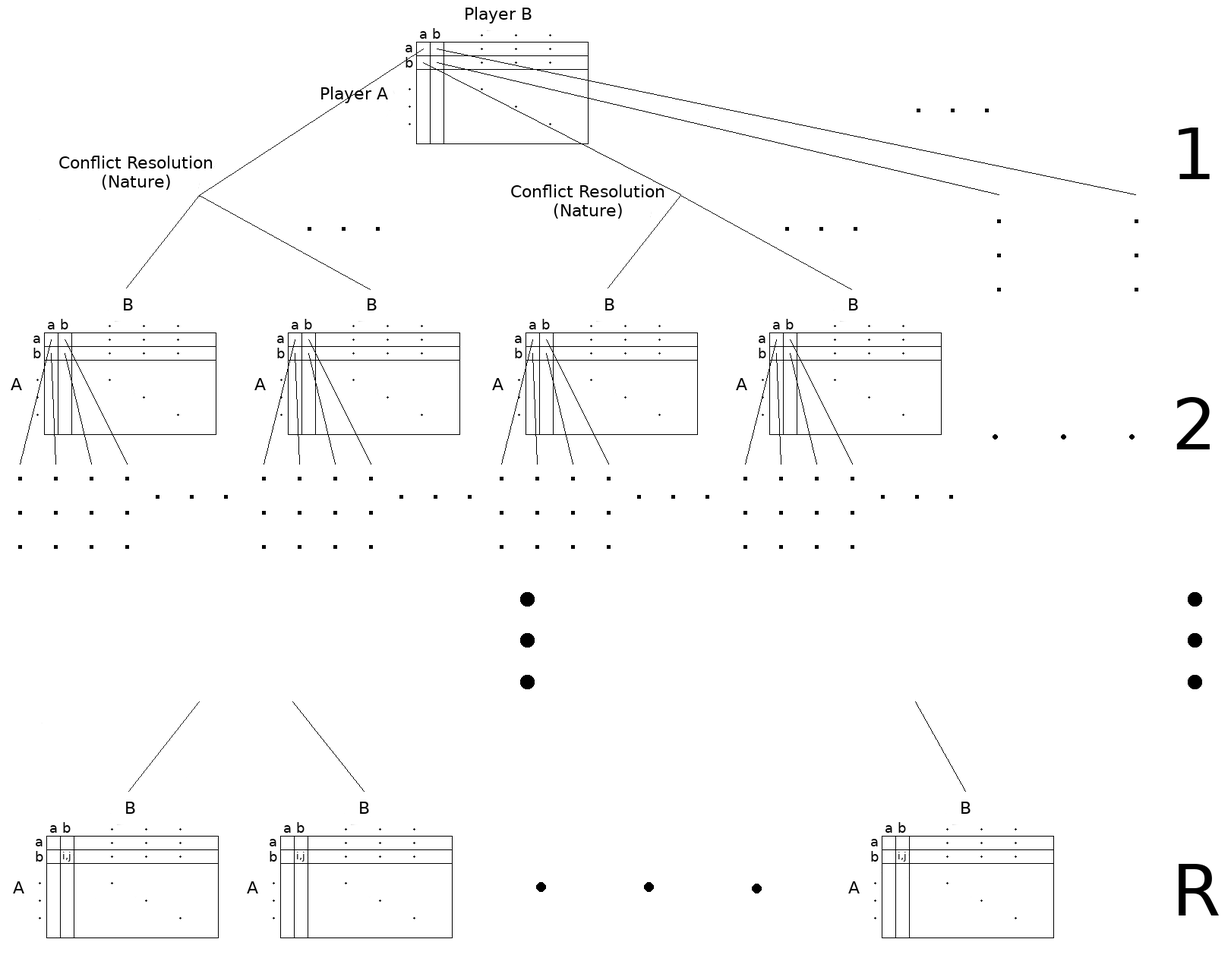
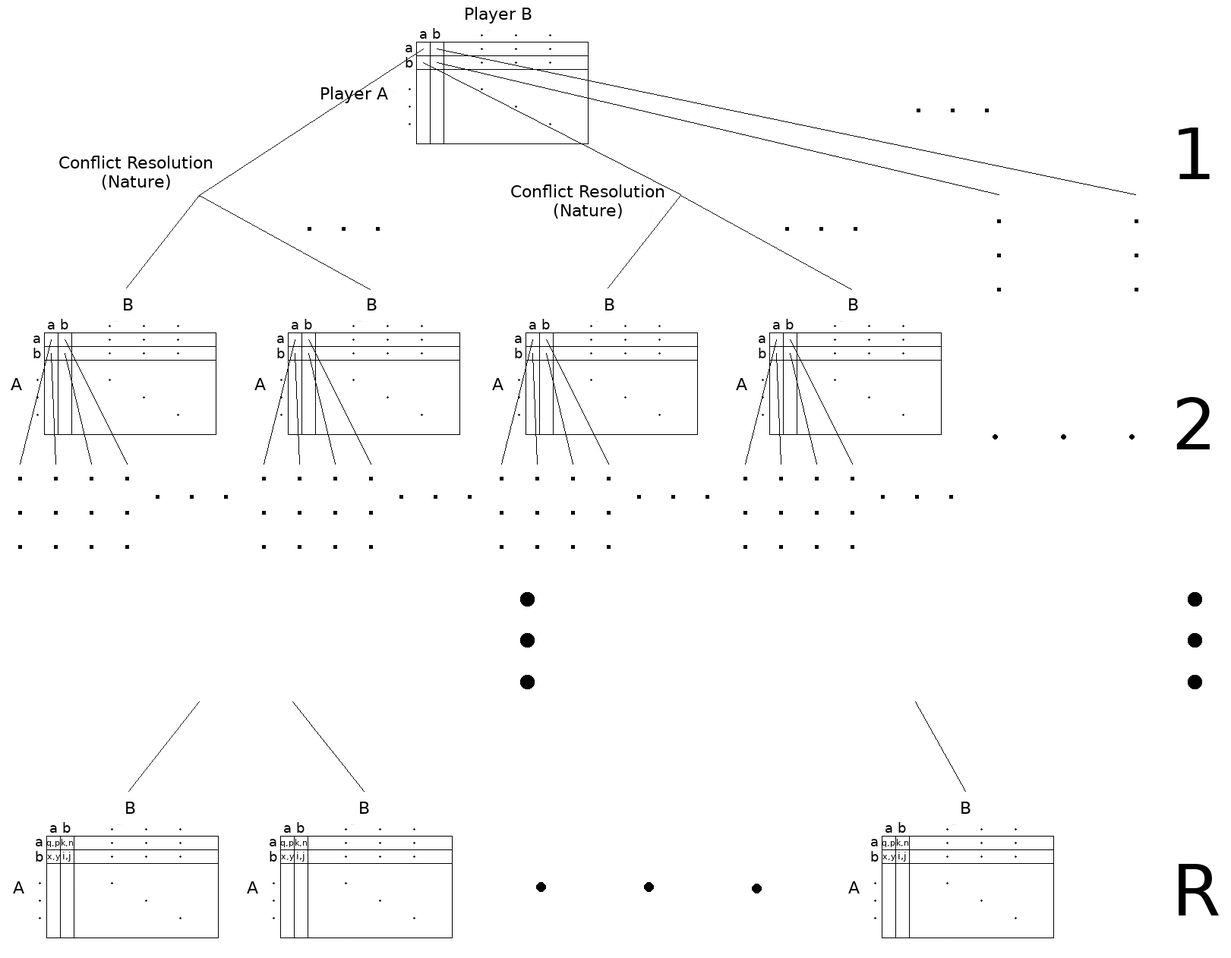
Comparing the layer stacks of the two 1231 x 958 images. Changes:
painted on "Background" over [47,839,909,864]
